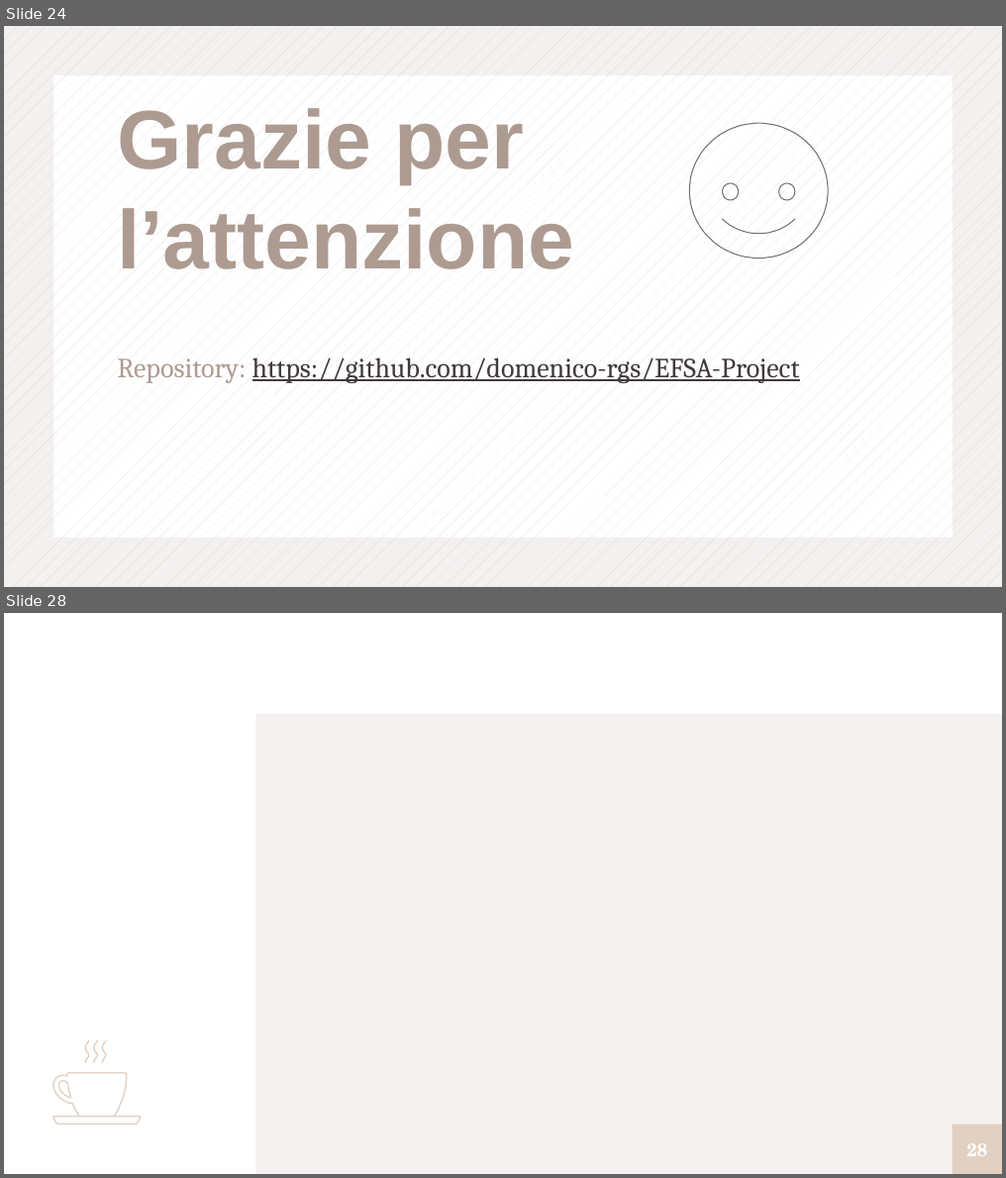
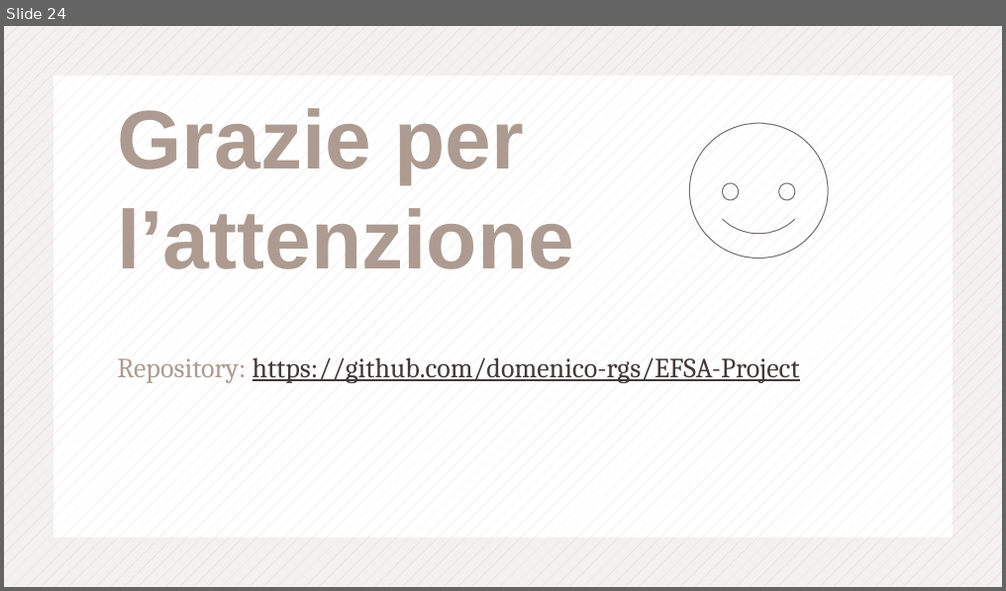
Before and after one commit to domenico-rgs/EFSA-Project, a slide deck: Presentation.pptx. Shown one above the other, each under a label of ours: slides 24 and 28 before the commit, slide 24 after it; the slides between them are not shown. The pictures are 1006x1178 and 1006x591 pixels, drawn with LibreOffice and Linux fonts; fonts in the diff are those of the drawing. Boxes give left, top, right and bottom in pixels: in the first picture for what was removed or moved away, otherwise in the second. Text is boxed around its words. In the diff, an @@ line names an element or a change of style, - is before the commit and + after.

```diff
--- a/Presentation.pptx
+++ b/Presentation.pptx
@@ slide 28 removed at (x1=4, y1=613, x2=1002, y2=1174), background #FFFFFF @@
@@ rectangle removed at (x1=255, y1=714, x2=1002, y2=1174) @@
@@ group removed at (x1=54, y1=1040, x2=141, y2=1125): 6 freeform shapes @@
@@ page number removed at (x1=952, y1=1125, x2=1002, y2=1174) @@
-28
```
Also in this commit, not shown: 4 slides changed, 1 slide added, 11 other slides removed, 3 other files.
